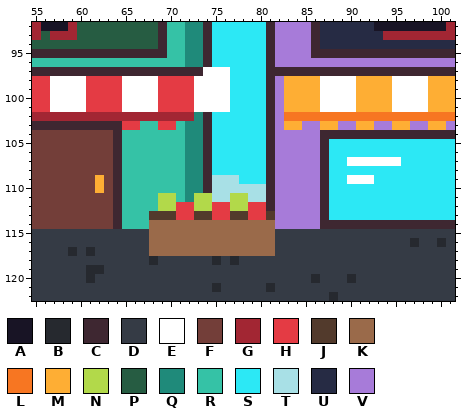
Pixel-art file: art/backdrops/backdrop-kensington-market.aseprite. Above: the version before the commit.
360x158 pixels, 1 frame. Shown: x 55..101, y 92..122. The commit also changed other parts of the picture, which this record leaves out.
Palette (. is transparent): A #181425  B #26292f  C #3e2731  D #353b45  E #ffffff  F #733e39  G #a22633  H #e43b44  J #523a2c  K #9a6a4a  L #f77622  M #feae34  N #b2d94a  P #265c42  Q #1f8a7a  R #35c2a6  S #2ce8f5  T #a8e0e6  U #262b44  V #a77bd9
Pixels before, first column x 55:
 92 GAAAGPPPPPPPPPCRRQQCSSSSSSCVVVVCUUUUUUAAAAAAAAG
 93 GPGGGPPPPPPPPPCRRQQCSSSSSSCVVVVCUUUUUUUGGGGGGGG
 94 PPPPPPPPPPPPPPCRRQQCSSSSSSCVVVVCUUUUUUUUUUUUUUU
 95 CCCCCCCCCCCCCCCRRQQCSSSSSSCVVVVCCCCCCCCCCCCCCCC
 96 RRRRRRRRRRRRRRRRRQQCSSSSSSCVVVVVVVVVVVVVVVVVVVV
 97 CCCCCCCCCCCCCCCCCCCEEESSSSCCCCCCCCCCCCCCCCCCCCC
 98 HHEEEEHHHHEEEEHHHHEEEESSSSCVMMMMEEEEMMMMEEEEMMM
 99 HHEEEEHHHHEEEEHHHHEEEESSSSCVMMMMEEEEMMMMEEEEMMM
100 HHEEEEHHHHEEEEHHHHEEEESSSSCVMMMMEEEEMMMMEEEEMMM
101 HHEEEEHHHHEEEEHHHHEEEESSSSCVMMMMEEEEMMMMEEEEMMM
102 GGGGGGGGGGGGGGGGGGQCSSSSSSCVLLLLLLLLLLLLLLLLLLL
103 CCCCCCCCCCHHRRHHRQQCSSSSSSCVMMVVMMVVMMVVMMVVMMV
104 FFFFFFFFFCRRRRRRRQQCSSSSSSCVVVVVCCCCCCCCCCCCCCC
105 FFFFFFFFFCRRRRRRRQQCSSSSSSCVVVVVCSSSSSSSSSSSSSS
106 FFFFFFFFFCRRRRRRRQQCSSSSSSCVVVVVCSSSSSSSSSSSSSS
107 FFFFFFFFFCRRRRRRRQQCSSSSSSCVVVVVCSSEEEEEESSSSSS
108 FFFFFFFFFCRRRRRRRQQCSSSSSSCVVVVVCSSSSSSSSSSSSSS
109 FFFFFFFMFCRRRRRRRQQCTTTSSSCVVVVVCSSEEESSSSSSSSS
110 FFFFFFFMFCRRRRRRRQQCTTTTTTCVVVVVCSSSSSSSSSSSSSS
111 FFFFFFFFFCRRRRNNRQNNTTNNTTCVVVVVCSSSSSSSSSSSSSS
112 FFFFFFFFFCRRRRNNHHNNHHNNHHCVVVVVCSSSSSSSSSSSSSS
113 FFFFFFFFFCRRRJJJHHJJHHJJHHJVVVVVCSSSSSSSSSSSSSS
114 FFFFFFFFFCRRRKKKKKKKKKKKKKKVVVVVCCCCCCCCCCCCCCC
115 DDDDDDDDDDDDDKKKKKKKKKKKKKKDDDDDDDDDDDDDDDDDDDD
116 DDDDDDDDDDDDDKKKKKKKKKKKKKKDDDDDDDDDDDDDDDBDDBD
117 DDDDBDBDDDDDDKKKKKKKKKKKKKKDDDDDDDDDDDDDDDDDDDD
118 DDDDDDDDDDDDDBDDDDDDBDBDDDDDDDDDDDDDDDDDDDDDDDD
119 DDDDDDBBDDDDDDDDDDDDDDDDDDDDDDDDDDDDDDDDDDDDDDD
120 DDDDDDBDDDDDDDDDDDDDDDDDDDDDDDDBDDDBDDDDDDDDDDD
121 DDDDDDDDDDDDDDDDDDDDBDDDDDBDDDDDDDDDDDDDDDDDDDD
122 DDDDDDDDDDDDDDDDDDDDDDDDDDDDDDDDDBDDDDDDDDDDDDD
After the commit:
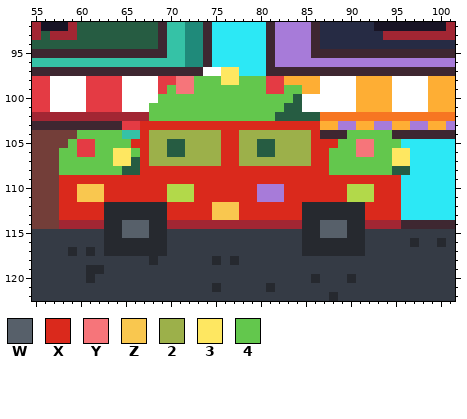
Colours new in this view: W #57606a  X #da291c  Y #f6757a  Z #f9c74f  2 #9cb04a  3 #fee761  4 #63c74d
Diff:
Changed rows in their new state; - is an unchanged pixel.
first column x 58:
 97 ------------------33-------------------
 98 -------------YY44433444HH--------------
 99 ------------4YY44444444HH44------------
100 -----------444444444444444PEE----------
101 ----------444444444444444PPEE----------
102 ----------44444444444444PPPPP----------
103 ---------XXXXXXXXXXXXXXXXXXXX----------
104 --44444--X22222222XX22222222X---44444--
105 -4HH4444XX22PP2222XX22PP2222XXX44YY444-
106 44HH44334X22PP2222XX22PP2222XX444YY4433
107 44444433PX22222222XX22222222XX444444433
108 4444444PPXXXXXXXXXXXXXXXXXXXXX4444444PP
109 XXXXXXXXXXXXXXXXXXXXXXXXXXXXXXXXXXXXXX-
110 XXZZZXXXXXXXNNNXXXXXXXVV-XXXXXXXNNNXXX-
111 XXZZZXXXXXXX-NNXXXXXXXVV-XXXXXXXNNNXXX-
112 XXXXXBBBBBBBXXXXXZZZXXXXXXXBBBBBBBXXXX-
113 XXXXXBBBBBBBXXXXXZZZXXXXXXXBBBBBBBXXXX-
114 GGGGGBBWWWBBGGGGGGGGGGGGGGGBBWWWBBGGGG-
115 -----BBWWWBBDDDDDDDDDDDD---BBWWWBB-----
116 -----BBBBBBBDDDDDDDDDDDD---BBBBBBB-----
117 -----BBBBBBBDDDDDDDDDDDD---BBBBBBB-----
